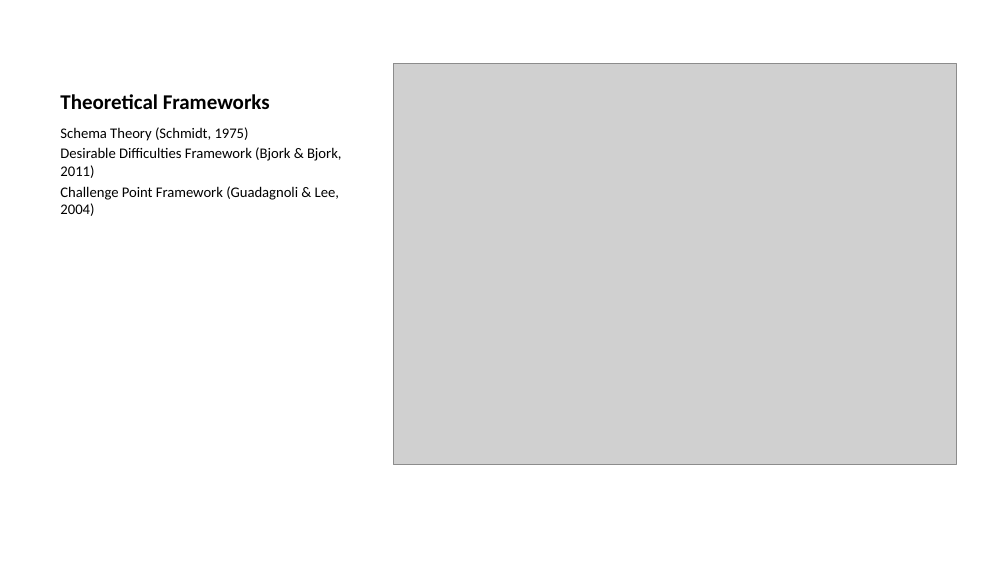
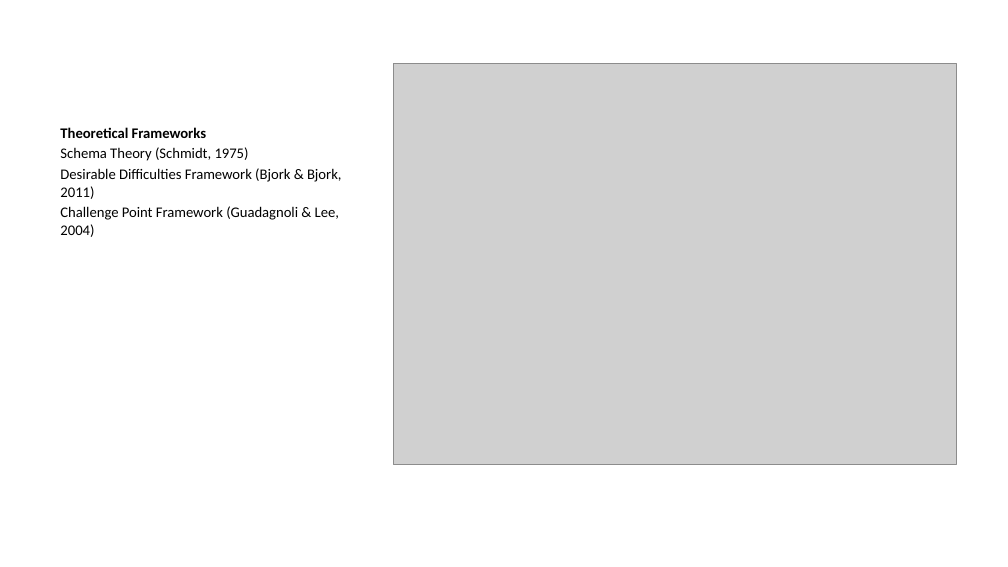
Before and after one commit to tegorman13/Dissertation, a slide deck: slide 4 of docs/Presentation/slides.pptx. Drawn at 1008x567 pixels with LibreOffice and Linux fonts; fonts in the diff are those of the drawing; grey boxes stand for pictures. Boxes give left, top, right and bottom in pixels: in the first picture for what was removed or moved away, otherwise in the second. Text is boxed around its words. In the diff, an @@ line names an element or a change of style, - is before the commit and + after.

```diff
--- a/docs/Presentation/slides.pptx
+++ b/docs/Presentation/slides.pptx
@@ title removed at (60,94,270,109) @@
-Theoretical Frameworks
@@ text at (60,127,206,138): paragraph added @@
+Theoretical Frameworks
```
Also in this commit, not shown: 12 other slides changed, 2 slides added, 7 other files.
